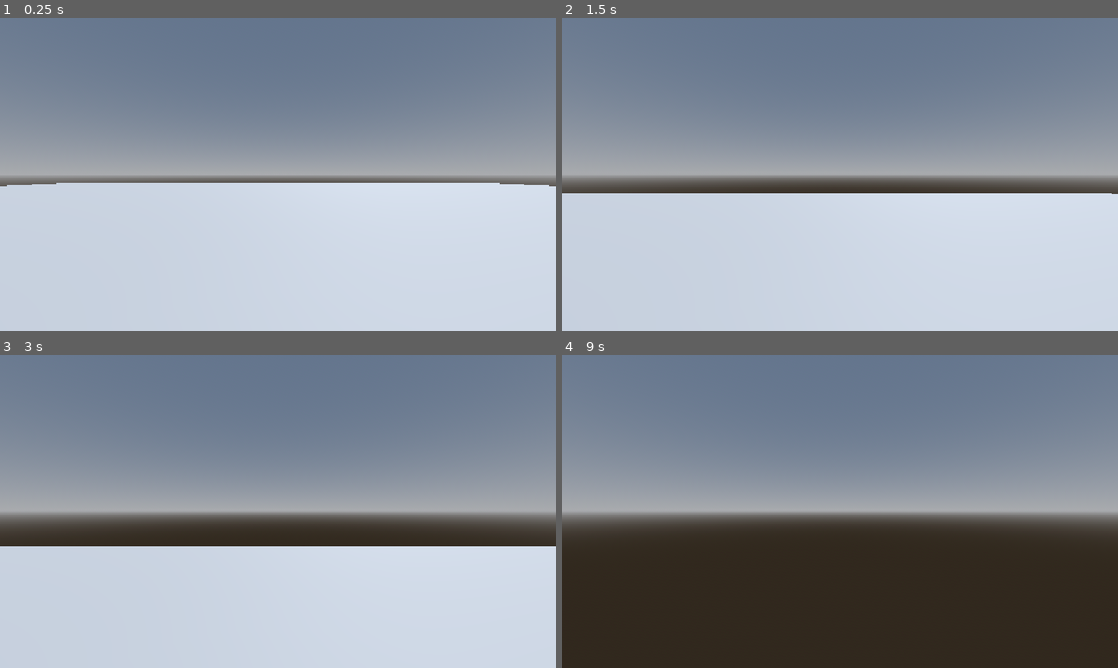
Above: before the commit, frames 1-4 (two rows, left to right).
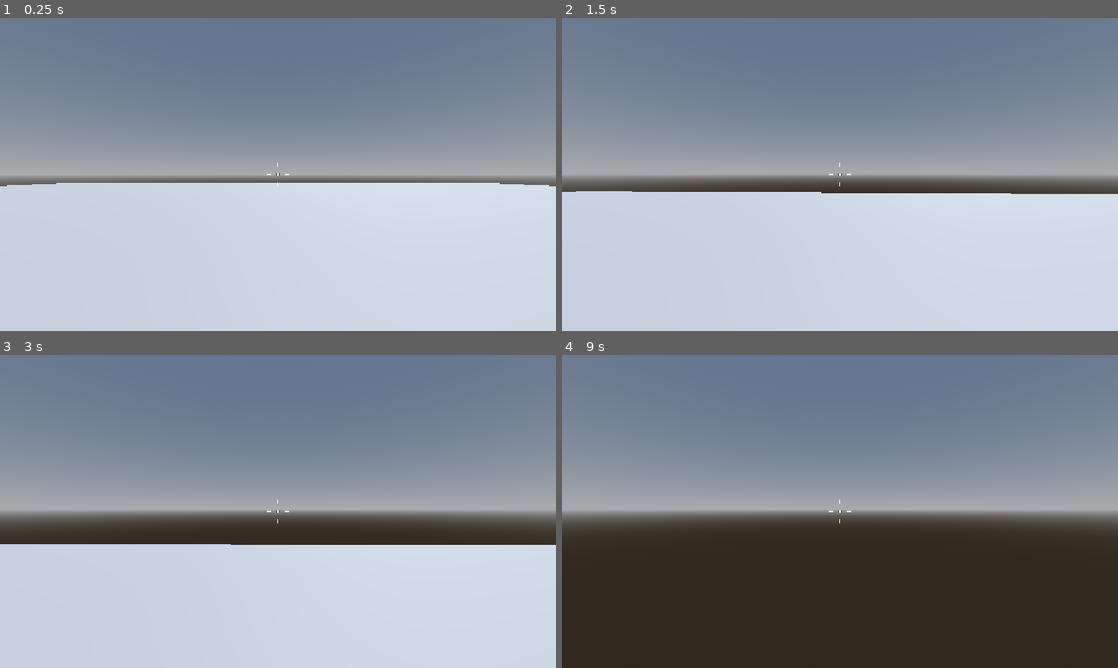
Above: after the commit, the same moments.

Repository: Mainuddin-Khaled/Robot-Rampage-Godot
Game: Godot game, scene res://Levels/SandBox.tscn
Two runs of this game, one before a commit and one after it. Both use one fixed random seed, a clock stepped at 60 frames per second and the inputs below.
Inputs (mouse positions are in pixels of both pictures, inside the frame that each line leads up to):
- Up to frame 1 (0.25 s): no input
- Up to frame 2 (1.5 s): tap Enter at 0.5 s; move the mouse to (867, 174) at 0.52 s; hold W (move_forward) from 0.53 s (still down); tap Space (jump) at 0.77, 1.25 s; move the mouse to (812, 174) at 1.27 s
- Up to frame 3 (3 s): keep holding W (move_forward); tap Space (jump) at 1.52 s; move the mouse to (289, 505) at 2.02 s; move the mouse to (272, 517) at 2.77 s
- Up to frame 4 (9 s): tap Space (jump) at 3.02, 3.77, 4.52, 5, 6.02, 6.5, 6.77, 7.52 s; move the mouse to (878, 514) at 3.52 s; tap Enter at 4.25, 5.75 s; move the mouse to (795, 508) at 4.27 s; move the mouse to (845, 511) at 5.02 s; move the mouse to (817, 505) at 5.77 s; release W (move_forward) at 5.78 s; hold D (move_right) 5.78-6.53 s; move the mouse to (867, 511) at 6.52 s; hold W (move_forward) 6.53-8.78 s; move the mouse to (812, 511) at 7.27 s; move the mouse to (851, 505) at 8.02 s; move the mouse to (834, 517) at 8.77 s; hold A (move_left) from 8.78 s (still down)

The runs differ from the first frame. In frame 1, less than 0.1% of the frame differs, in the area x 48-52%, y 46-54%; in frame 2, 0.3%; in frame 3, 0.6%, in the area x 0-100%, y 46-62%; in frame 4, less than 0.1%.

Commit message:
Custom Reticles
Custom Reticles created by draw function

Diff:
--- /dev/null
+++ b/Characters/Player/crosshair.gd
@@ -0,0 +1,11 @@
+@tool
+extends Control
+
+func _draw() -> void:
+    draw_circle(Vector2.ZERO, 4, Color.DIM_GRAY)
+    draw_circle(Vector2.ZERO, 3, Color.WHITE)
+
+    draw_line(Vector2(16,0), Vector2(24,0), Color.WHITE)
+    draw_line(Vector2(-16,0), Vector2(-24,0), Color.WHITE)
+    draw_line(Vector2(0,16), Vector2(0,24), Color.WHITE)
+    draw_line(Vector2(0,-16), Vector2(0,-24), Color.WHITE)
--- a/Characters/Player/player.gd
+++ b/Characters/Player/player.gd
@@ -1,5 +1,4 @@
 extends CharacterBody3D
-
 
 const SPEED = 10.0
 const JUMP_VELOCITY = 4.5
--- a/Characters/Player/player.tscn
+++ b/Characters/Player/player.tscn
@@ -2,6 +2,7 @@
 
 [ext_resource type="Script" uid="uid://c82e5uulhajds" path="res://Characters/Player/player.gd" id="1_6xdwp"]
 [ext_resource type="Script" uid="uid://cnllkbj0phubf" path="res://Characters/Player/smooth_camera.gd" id="2_j341n"]
+[ext_resource type="Script" uid="uid://c5waoiluoj07" path="res://Characters/Player/crosshair.gd" id="3_cue0d"]
 
 [sub_resource type="CapsuleMesh" id="CapsuleMesh_xrivr"]
 
@@ -23,4 +24,14 @@
 transform = Transform3D(1, 0, 0, 0, 1, 0, 0, 0, 1, 0, 0.3, 0)
 top_level = true
 script = ExtResource("2_j341n")
-speed = 5.0
+
+[node name="CenterContainer" type="CenterContainer" parent="." unique_id=224388306]
+anchors_preset = 15
+anchor_right = 1.0
+anchor_bottom = 1.0
+grow_horizontal = 2
+grow_vertical = 2
+
+[node name="Crosshair" type="Control" parent="CenterContainer" unique_id=1012797785]
+layout_mode = 2
+script = ExtResource("3_cue0d")
Not shown, added: Characters/Player/crosshair.gd.uid
